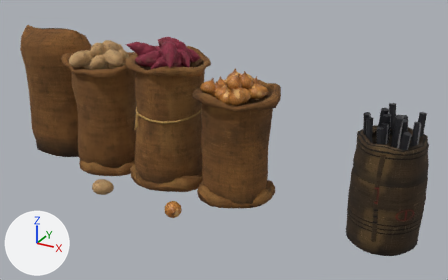
What one commit did to the glTF model public/models/produce.glb.
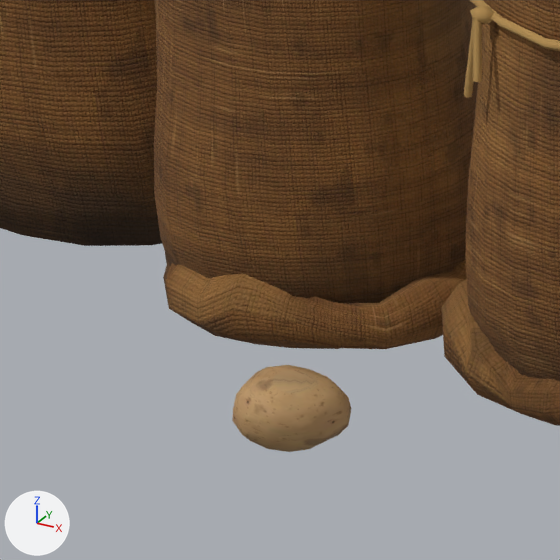
There are two pictures of each version: one from a 50 mm camera at (1.756, -2.542, 1.6) aimed at (0.259, 0.179, 0.239), one close up on the part from 11% to 34% of the width and 40% to 77% of the height. The axes (+X, +Y, +Z) are drawn at lower left. The lights are the same throughout. The older version's two pictures come first. Where no turn or scale is listed for an object, it has been applied to the vertices.

The older version as bpy lines, for what is in view:
```python
me_producesack0 = bpy.data.meshes.new('ProduceSack0')
me_producesack0.from_pydata(...)  # 528 vertices, 1008 faces; spans x -0.655..-0.205, y -0.161..0.255, z 0.0..0.656
me_producesack0.materials.append(mat_producesackpotato)
me_producesacksealed = bpy.data.meshes.new('ProduceSackSealed')
me_producesacksealed.from_pydata(...)  # 240 vertices, 476 faces; spans x -1.011..-0.562, y -0.082..0.251, z 0.0..0.757
me_producesacksealed.materials.append(mat_producesackpotato)
me_tuberpotato11 = bpy.data.meshes.new('Tuberpotato11')
me_tuberpotato11.from_pydata(...)  # 84 vertices, 164 faces; spans x -0.0564..0.0645, y -0.0446..0.0453, z -0.04..0.0381
me_tuberpotato11.materials.append(mat_producetuber)
ob_produceloose0 = bpy.data.objects.new('ProduceLoose0', me_tuberpotato11)
ob_produceloose0.parent = ob_producesacks
ob_produceloose0.location = (-0.22, -0.29, 0.045)
ob_produceloose0.rotation_euler = (0.3, 0.2, 0.9)  # degrees (17, 11, 52)
ob_produceloose0.scale = (0.965, 0.965, 0.965)
ob_producesack0 = bpy.data.objects.new('ProduceSack0', me_producesack0)
ob_producesack0.location = (0.0, 0.0, 0.0)
ob_producesacksealed = bpy.data.objects.new('ProduceSackSealed', me_producesacksealed)
ob_producesacksealed.location = (0.0, 0.0, 0.0)
# also in view: 'ProduceSackEmpty0' at (-0.401, 0.035, 0.057); 'ProduceSack1Twine' at (-0.007, 0.05, 0.419); 'ProduceSack1' at (-0.002, 0.044, 0.359); 'ProduceSackEmpty1' at (0.003, 0.05, 0.053)
```
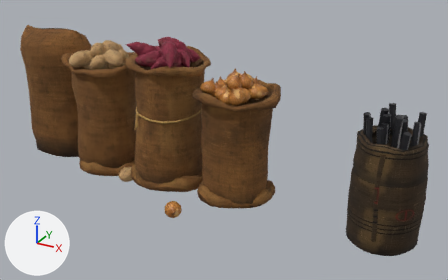
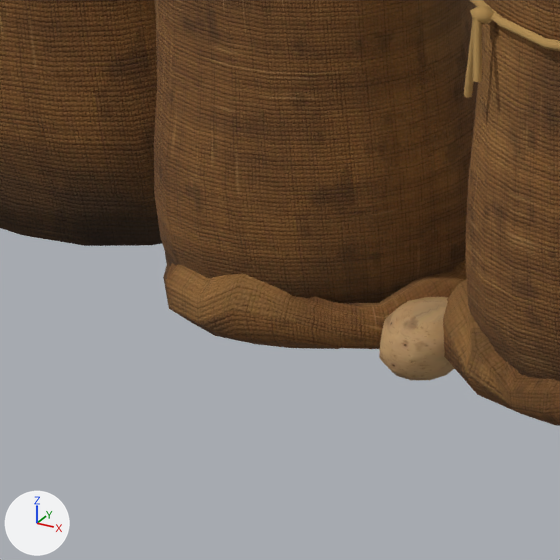
Patch to the scene script:
```diff
--- a/public/models/produce.glb.py
+++ b/public/models/produce.glb.py
@@ ob_produceloose0 @@
 ob_produceloose0.parent = ob_producesacks
-ob_produceloose0.location = (-0.22, -0.29, 0.045)
-ob_produceloose0.rotation_euler = (0.3, 0.2, 0.9)  # degrees (17, 11, 52)
+ob_produceloose0.location = (-0.207, -0.085, 0.034)
+ob_produceloose0.rotation_euler = (0.25, 0.0, 1.45)  # degrees (14, 0, 83)
 ob_produceloose0.scale = (0.965, 0.965, 0.965)
```

Pixel boxes (x1, y1, x2, y2) of what changed, in the close-ups (560 x 560 px):
'ProduceLoose0', moved, turned
    before: (232, 365, 351, 452)
    after: (379, 297, 455, 380)
